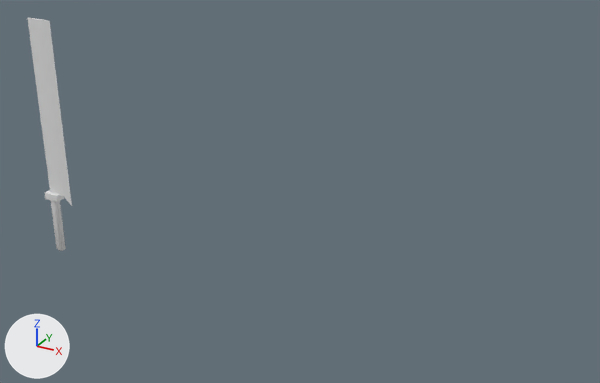
Two versions of the FBX model Assets/Meshes And Animations/Player/Cleaver.fbx, one commit apart.
Before and after are seen from a 50 mm lens placed at (2.85, -4.57, 2.93), pointed at (0.27, 0.12, 0.59). The axes (+X, +Y, +Z) are drawn at lower left. The lights are the same throughout. The first picture is the older version. Where no turn or scale is listed for an object, it has been applied to the vertices.

Names of what the first picture shows: 'Cleaver'.
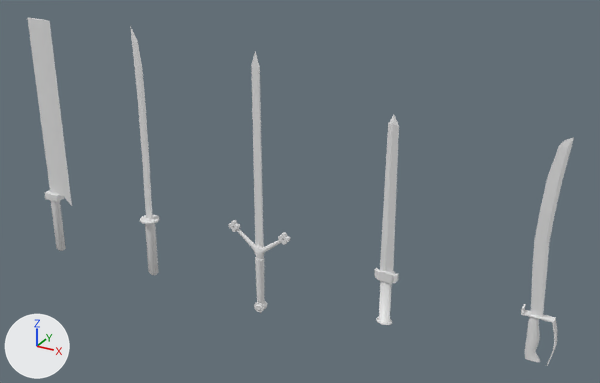
Where the newer file only moved an object's origin or applied its transform, the numbers keep the older frame.

Location of each change, [x1, y1, x2, y2] in pixels of the pictures (600 x 383 px):
```json
{"object": "Ginunting", "change": "added", "after": [521, 137, 574, 366]}
{"object": "Jian", "change": "added", "after": [374, 115, 399, 325]}
{"object": "Claymore", "change": "added", "after": [228, 52, 290, 313]}
{"object": "Katana", "change": "added", "after": [130, 26, 160, 275]}
```

The change, as JSON lines over the scene's bpy script:
```json
{"op": "add", "block": "mat_katana", "code": ["mat_katana = principled_material('Katana')", "mat_katana.base_color = (0.8, 0.8, 0.8)  # white #e7e7e7", "mat_katana.roughness = 0.4"]}
{"op": "add", "block": "me_cylinder", "code": ["me_cylinder = bpy.data.meshes.new('Cylinder')", "me_cylinder.from_pydata(...)  # 494 vertices, 438 faces; spans x -0.25..0.25, y -0.04..0.04, z -0.42..1.58"]}
{"op": "add", "block": "me_sphere", "code": ["me_sphere = bpy.data.meshes.new('Sphere')", "me_sphere.from_pydata(...)  # 259 vertices, 221 faces; spans x -0.08..0.08, y -0.08..0.08, z -0.36..1.64", "me_sphere.materials.append(mat_katana)  # white #e7e7e7"]}
{"op": "add", "block": "me_cylinder_001", "code": ["me_cylinder_001 = bpy.data.meshes.new('Cylinder.001')", "me_cylinder_001.from_pydata(...)  # 149 vertices, 139 faces; spans x -0.08..0.08, y -0.04..0.04, z -0.19..1.31", "me_cylinder_001.materials.append(mat_katana)  # white #e7e7e7"]}
{"op": "add", "block": "me_cylinder_002", "code": ["me_cylinder_002 = bpy.data.meshes.new('Cylinder.002')", "me_cylinder_002.from_pydata(...)  # 258 vertices, 237 faces; spans x -0.09..0.14, y -0.03..0.03, z -0.15..1.35", "me_cylinder_002.materials.append(mat_katana)  # white #e7e7e7"]}
{"op": "add", "block": "ob_claymore", "code": ["ob_claymore = bpy.data.objects.new('Claymore', me_cylinder)", "ob_claymore.location = (0.0, 0.0, 0.0)"]}
{"op": "add", "block": "ob_katana", "code": ["ob_katana = bpy.data.objects.new('Katana', me_sphere)", "ob_katana.location = (-1.0, 0.0, 0.0)"]}
{"op": "add", "block": "ob_jian", "code": ["ob_jian = bpy.data.objects.new('Jian', me_cylinder_001)", "ob_jian.location = (1.0, 0.0, 0.0)"]}
{"op": "add", "block": "ob_ginunting", "code": ["ob_ginunting = bpy.data.objects.new('Ginunting', me_cylinder_002)", "ob_ginunting.location = (2.0, 0.0, 0.0)"]}
```
